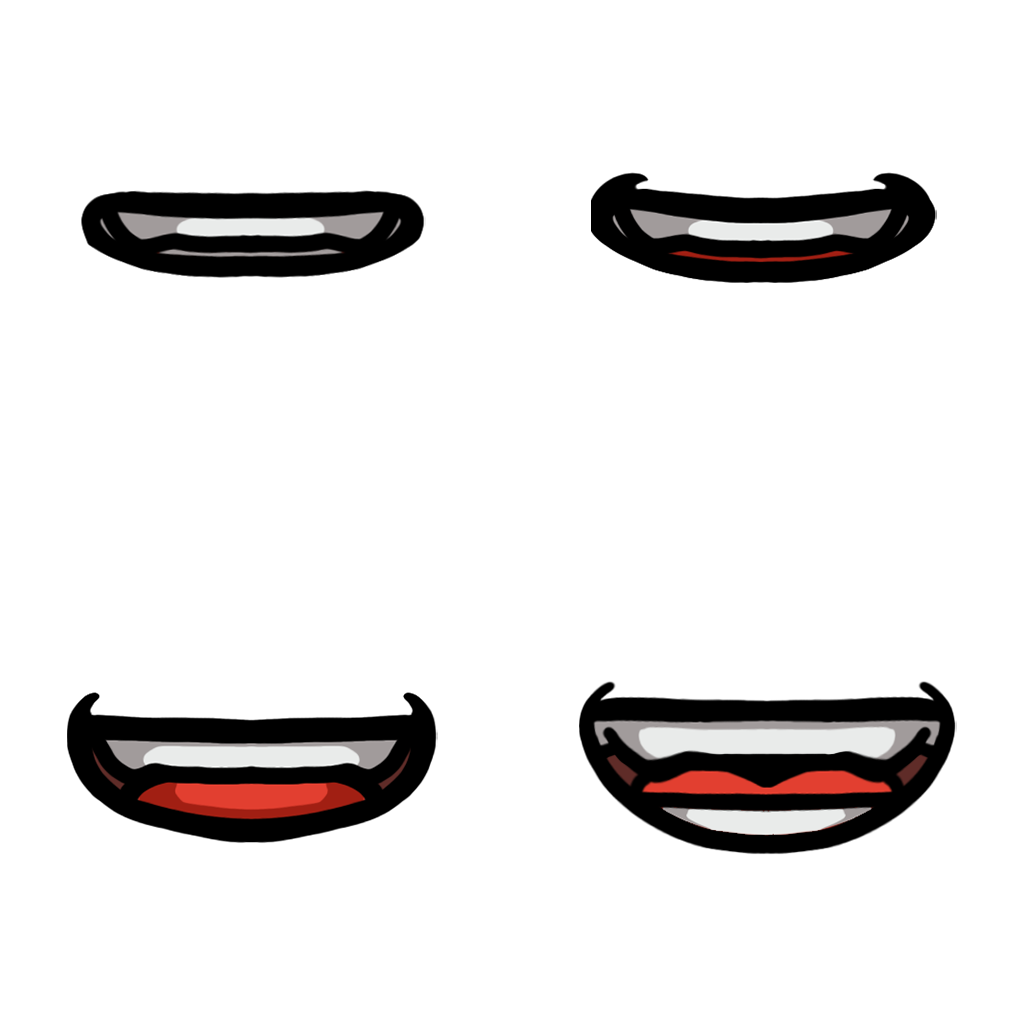
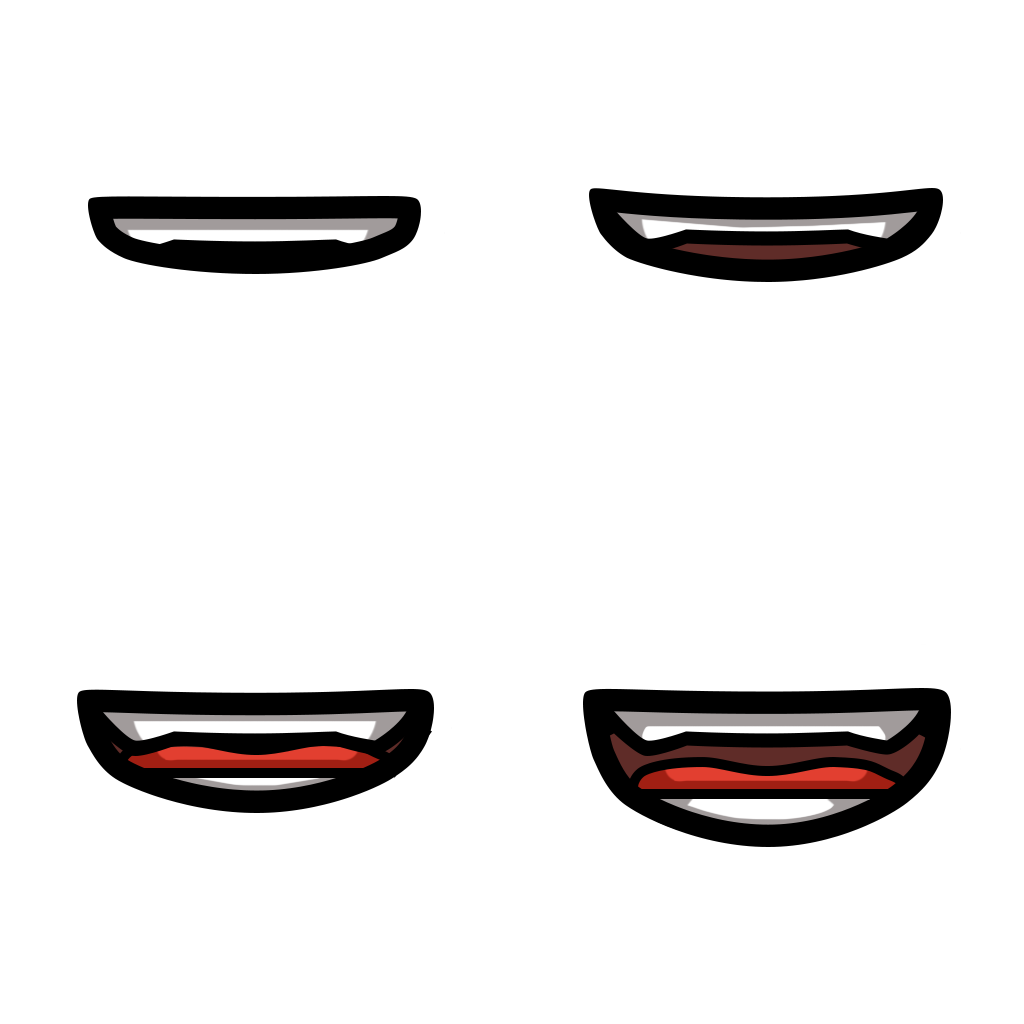
Before/after of a (1024, 1024) layered artwork. What changed in the layer stack:
removed group "Smiling_Ee" (4 layers) over [67, 172, 957, 855]
renamed "Layer 2" to "Group 4 copy", moved it out of group "Smiling_Ee", painted on it over [77, 188, 961, 855]
renamed "Layer 4" to "Group 1 copy 6", hid it, moved it out of group "Smiling_Ee", painted on it over [67, 689, 452, 844]
removed layer "Layer 3" from group "Smiling_Ee" over [591, 172, 937, 283]
removed layer "Layer 5" from group "Smiling_Ee" over [81, 190, 426, 278]
